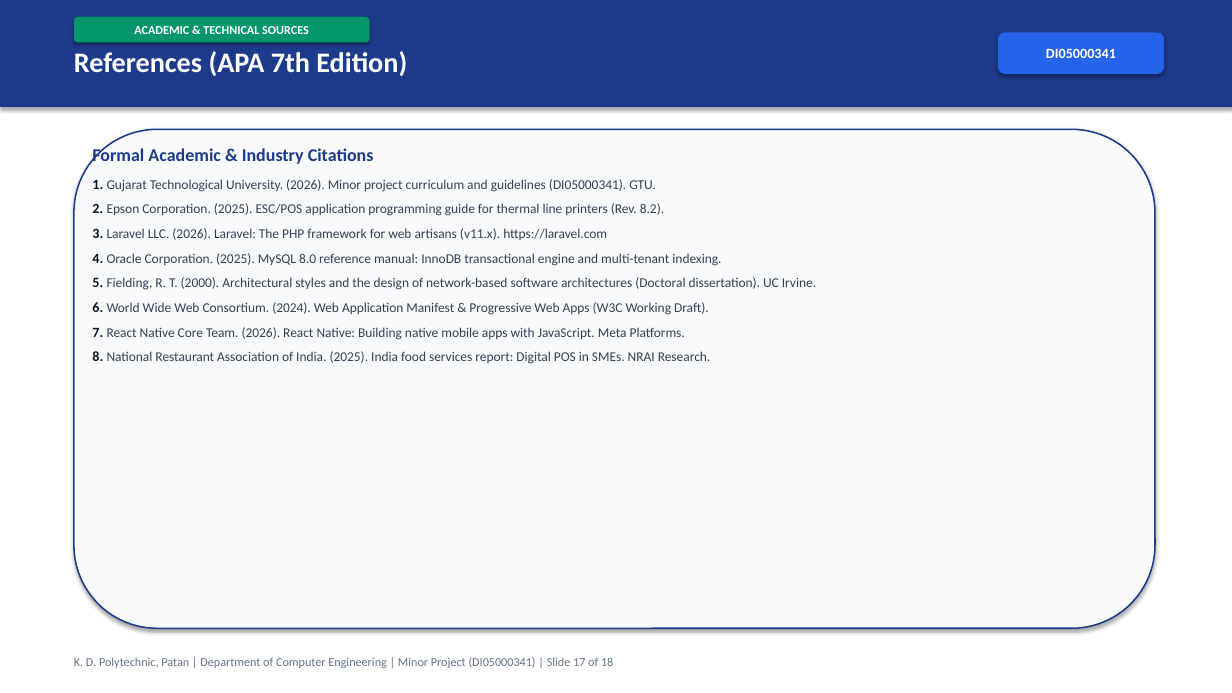
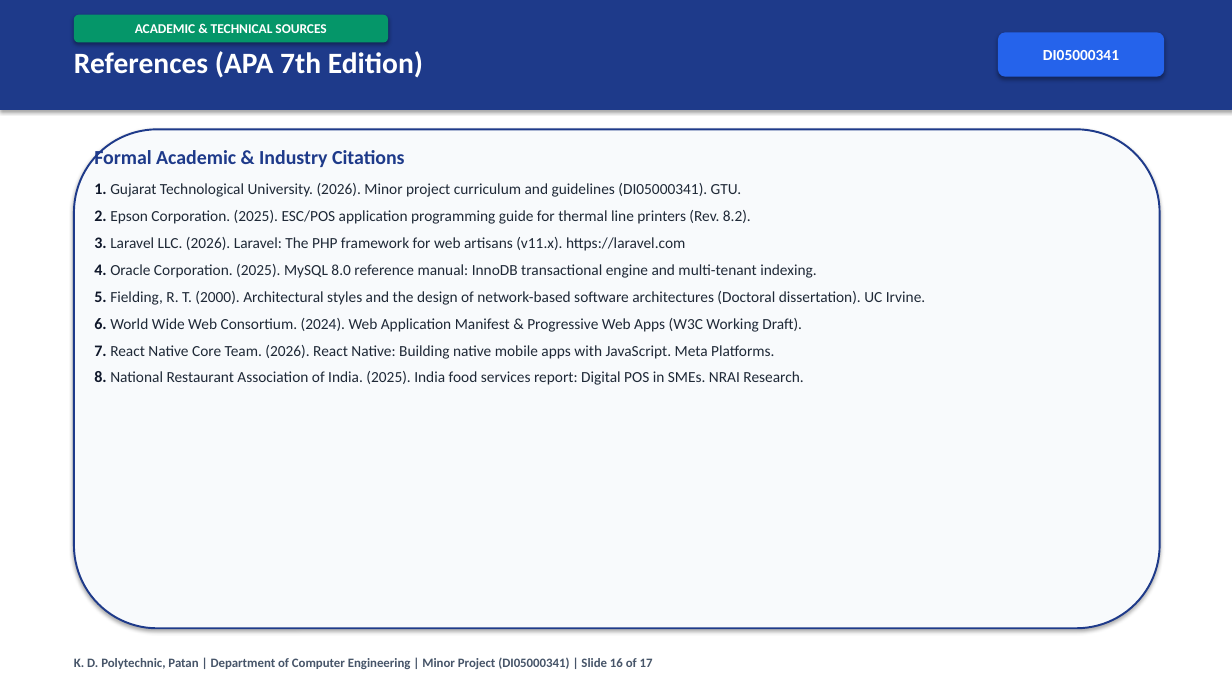
Before and after one commit to Shubh-Patel-07/DineFlow-AI, a slide deck: slide 16 of docs/DineFlow_AI_GTU_Minor_Project_Presentation.pptx (slide 17 before the commit). Drawn at 1232x693 pixels with LibreOffice and Linux fonts; fonts in the diff are those of the drawing. Boxes give left, top, right and bottom in pixels: in the first picture for what was removed or moved away, otherwise in the second. Text is boxed around its words. In the diff, an @@ line names an element or a change of style, - is before the commit and + after.

```diff
--- a/docs/DineFlow_AI_GTU_Minor_Project_Presentation.pptx
+++ b/docs/DineFlow_AI_GTU_Minor_Project_Presentation.pptx
@@ rectangle added at bbox=[0, 0, 1232, 693], fill #FFFFFF @@
@@ rounded rectangle "ACADEMIC & TECHNICAL SOURCES": place and size @@
-rounded rectangle "ACADEMIC & TECHNICAL SOURCES" at bbox=[74, 17, 370, 43]
+rounded rectangle "ACADEMIC & TECHNICAL SOURCES" at bbox=[74, 15, 388, 43]
@@ rounded rectangle "ACADEMIC & TECHNICAL SOURCES" at bbox=[74, 15, 388, 43]: size 9.5 to 10.5 pt @@
@@ text "References (APA 7th Edition)" at bbox=[74, 51, 423, 78]: size 22 to 23 pt @@
@@ rounded rectangle "DI05000341" at bbox=[998, 32, 1165, 77]: size 11 to 12 pt @@
@@ rounded rectangle: place and size @@
-rounded rectangle at bbox=[74, 129, 1155, 628]
+rounded rectangle at bbox=[74, 129, 1160, 628]
@@ rounded rectangle at bbox=[74, 129, 1160, 628]: outline #1E3A8A 1.2 pt to #1E3A8A 1.5 pt @@
@@ text "Formal Academic & Industry Citations" at bbox=[94, 147, 925, 385]: size 14 to 15.5 pt in "Formal Academic & Industry Citations"; size 11 to 12.5 pt in "1.", "2.", "3.", "4." and 4 more places; size 10.5 to 12 pt, text colour #334155 to #1F2937 @@
@@ text at bbox=[74, 658, 653, 669]: text changed; size 9.5 to 10 pt; text colour #64748B to #475569; bold on @@
-K. D. Polytechnic, Patan | Department of Computer Engineering | Minor Project (DI05000341) | Slide 17 of 18
+K. D. Polytechnic, Patan | Department of Computer Engineering | Minor Project (DI05000341) | Slide 16 of 17
```
Also in this commit, not shown: 16 other slides changed, 1 slide removed, 1 other file.
